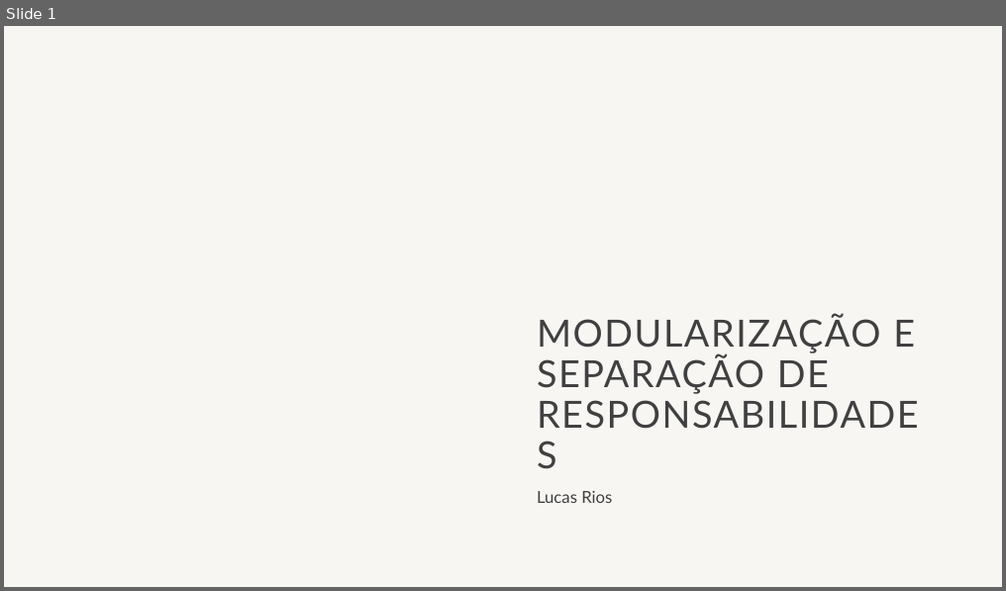
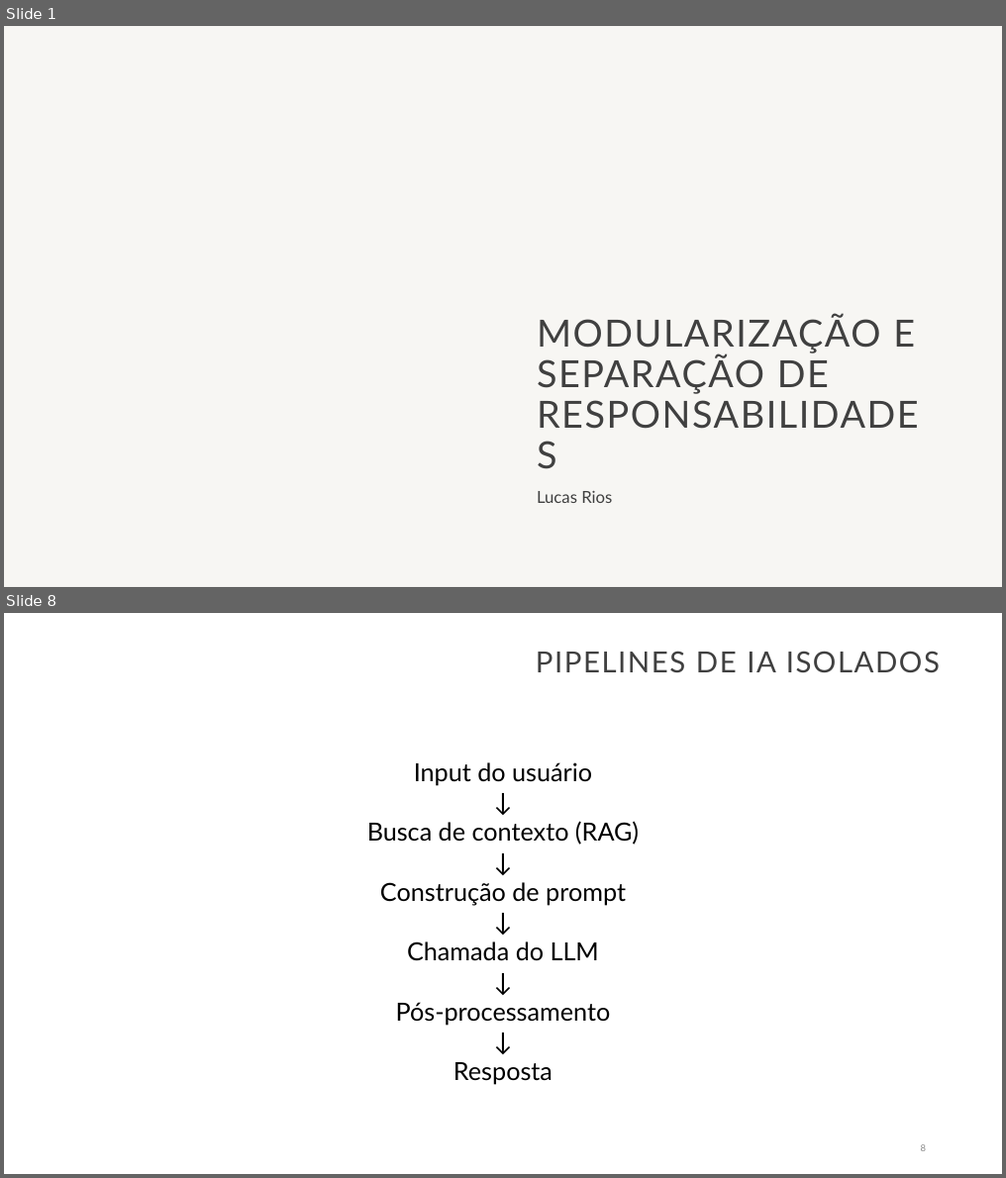
Before and after one commit to LucasRios/FIAP, a slide deck: Aula06/Aula6.pptx. Shown one above the other, each under a label of ours: slide 1 before the commit, slides 1 and 8 after it; the slides between them are not shown. The pictures are 1006x591 and 1006x1178 pixels, drawn with LibreOffice and Linux fonts; fonts in the diff are those of the drawing; background and template pictures are left out. Boxes give left, top, right and bottom in pixels: in the first picture for what was removed or moved away, otherwise in the second. Text is boxed around its words. In the diff, an @@ line names an element or a change of style, - is before the commit and + after.

```diff
--- a/Aula06/Aula6.pptx
+++ b/Aula06/Aula6.pptx
@@ slide 8 added at [4,613,1002,1174], background #FFFFFF @@
@@ title added at [536,651,940,673], 28 pt, text #404040 @@
+PIPELINES DE IA ISOLADOS
@@ text added at [367,762,639,1085], 24 pt, text #000000 @@
+Input do usuário
+↓
+Busca de contexto (RAG)
+↓
+Construção de prompt
+↓
+Chamada do LLM
+↓
+Pós-processamento
+↓
+Resposta
@@ page number added at [921,1145,926,1152], 9 pt, text #8C8C8C @@
+8
```
Also in this commit, not shown: 22 other slides added, 15 slides removed.
